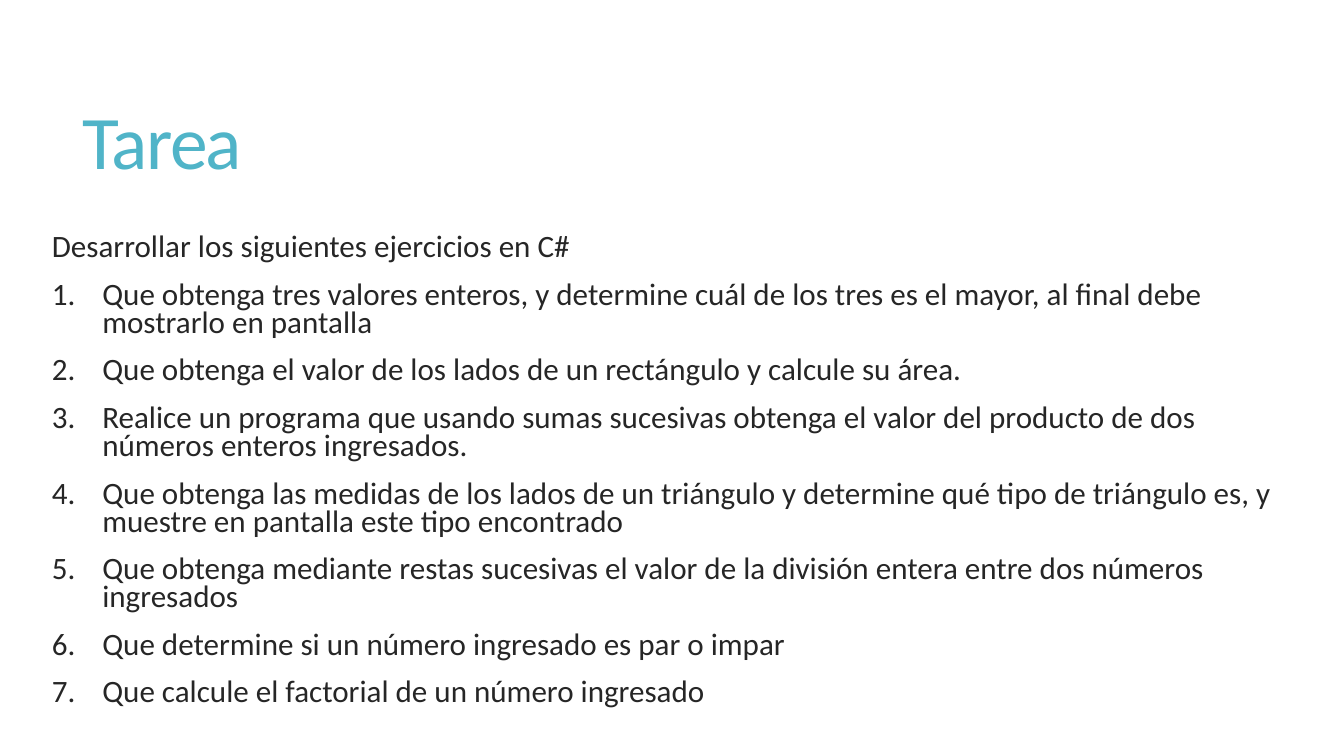
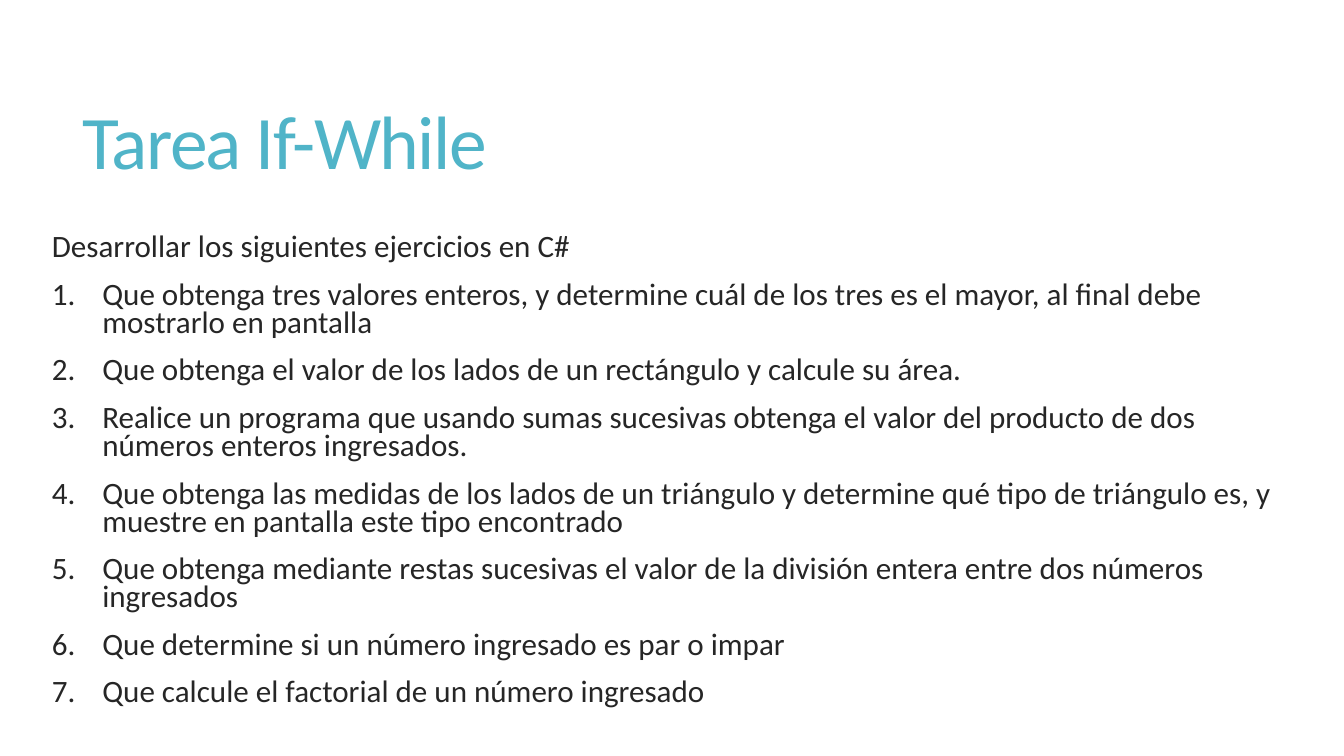
Before and after one commit to Andresrodriguez99/CursoProgramacionEstructurada, a slide deck: slide 1 of Presentaciones/3. Tarea While.pptx. Drawn at 1344x756 pixels with LibreOffice and Linux fonts; fonts in the diff are those of the drawing. Boxes give left, top, right and bottom in pixels: in the first picture for what was removed or moved away, otherwise in the second. Text is boxed around its words. In the diff, an @@ line names an element or a change of style, - is before the commit and + after.

```diff
--- a/Presentaciones/3. Tarea While.pptx
+++ b/Presentaciones/3. Tarea While.pptx
@@ title at (83, 116, 487, 170): text changed @@
-Tarea
+Tarea If-While
```
Also in this commit, not shown: 1 slide added, 24 other files.
